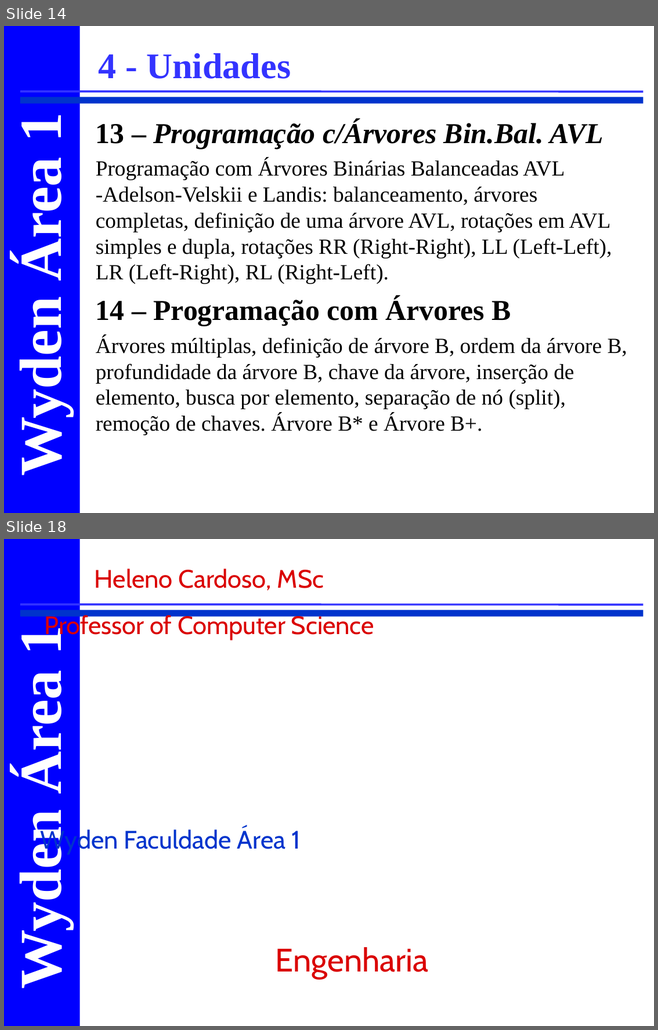
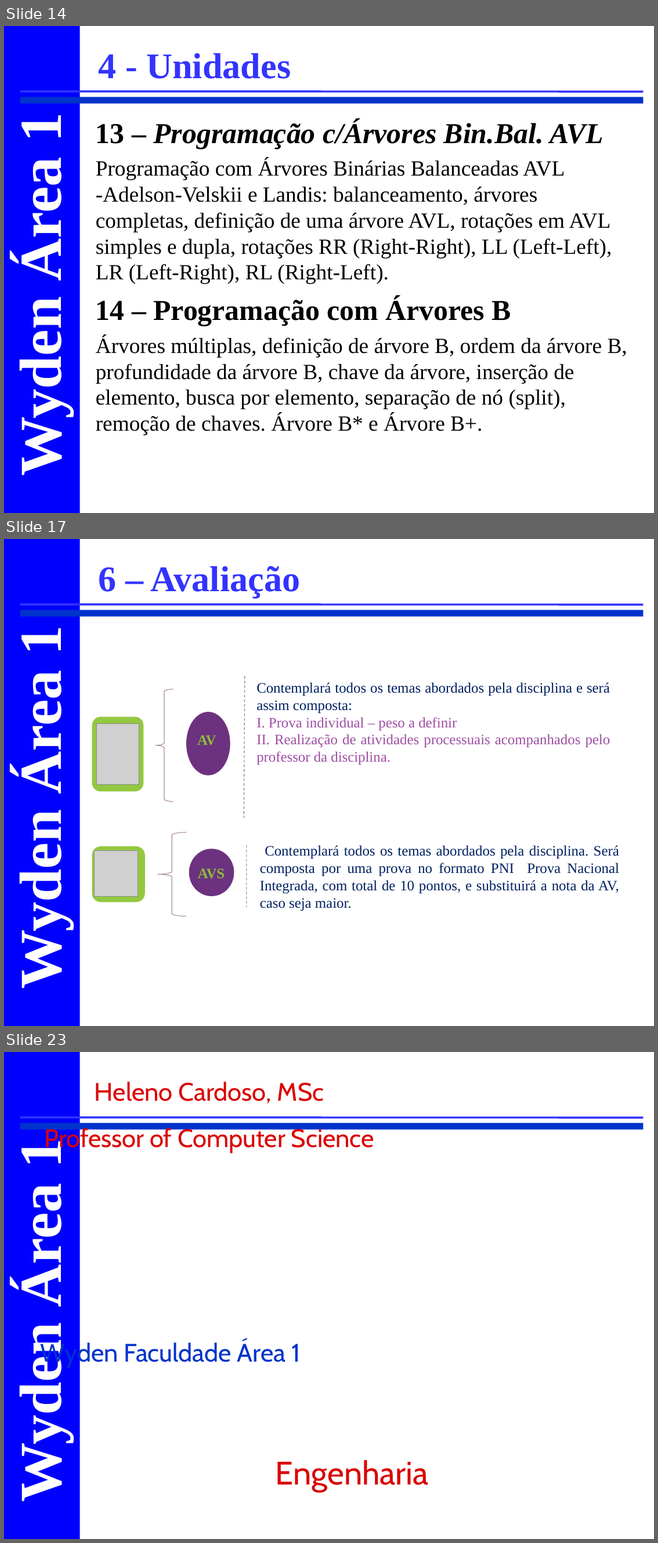
Before and after one commit to CloudEducationBrazil/WydenEstruturaDados, a slide deck: 00 Lesson Plan/Apresentação e Ementa Estrutura de Dados.ppt. Shown one above the other, each under a label of ours: slides 14 and 18 before the commit, slides 14, 17 and 23 after it; the slides between them are not shown. The pictures are 658x1030 and 658x1543 pixels, drawn with LibreOffice and Linux fonts; fonts in the diff are those of the drawing; grey boxes stand for pictures; background and template pictures are left out. Boxes give left, top, right and bottom in pixels: in the first picture for what was removed or moved away, otherwise in the second. Text is boxed around its words. In the diff, an @@ line names an element or a change of style, - is before the commit and + after.

```diff
--- a/00 Lesson Plan/Apresentação e Ementa Estrutura de Dados.ppt
+++ b/00 Lesson Plan/Apresentação e Ementa Estrutura de Dados.ppt
@@ slide 17 added at (4, 539, 654, 1026), background #FFFFFF; not listed: 4 template elements that a slide beside it also shows @@
@@ text added at (99, 566, 300, 598), 40 pt, text #3333FF, bold @@
+6 – Avaliação
@@ group added at (92, 676, 610, 817): 2 texts, 2 freeform shapes, 1 line, 1 ellipse, 1 picture @@
+Contemplará todos os temas abordados pela disciplina e será assim composta:
+I. Prova individual – peso a definir
+II. Realização de atividades processuais acompanhados pelo professor da disciplina.
+AV
@@ group added at (92, 832, 619, 917): 2 texts, 2 freeform shapes, 1 line, 1 picture, 1 ellipse @@
+Contemplará todos os temas abordados pela disciplina. Será composta por uma prova no formato PNI Prova Nacional Integrada, com total de 10 pontos, e substituirá a nota da AV, caso seja maior.
+AVS
@@ what was slide 18 is now slide 23 @@
```
Also in this commit, not shown: 4 slides changed, 5 other slides added, 1 slide removed.
